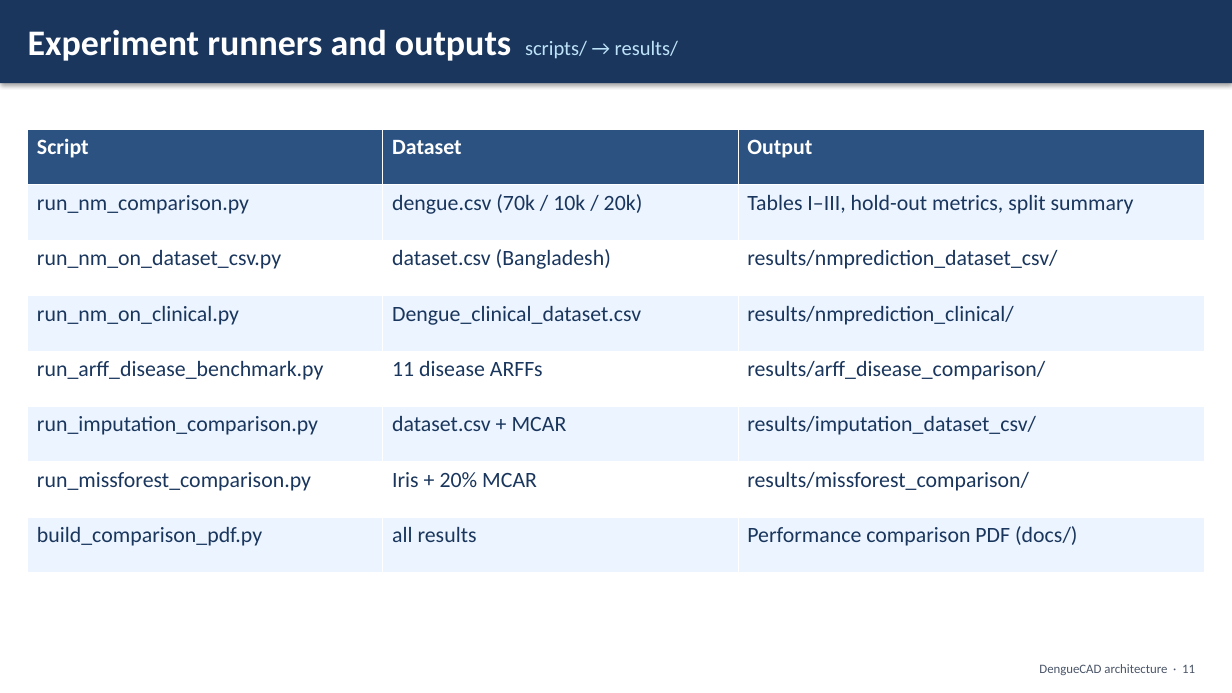
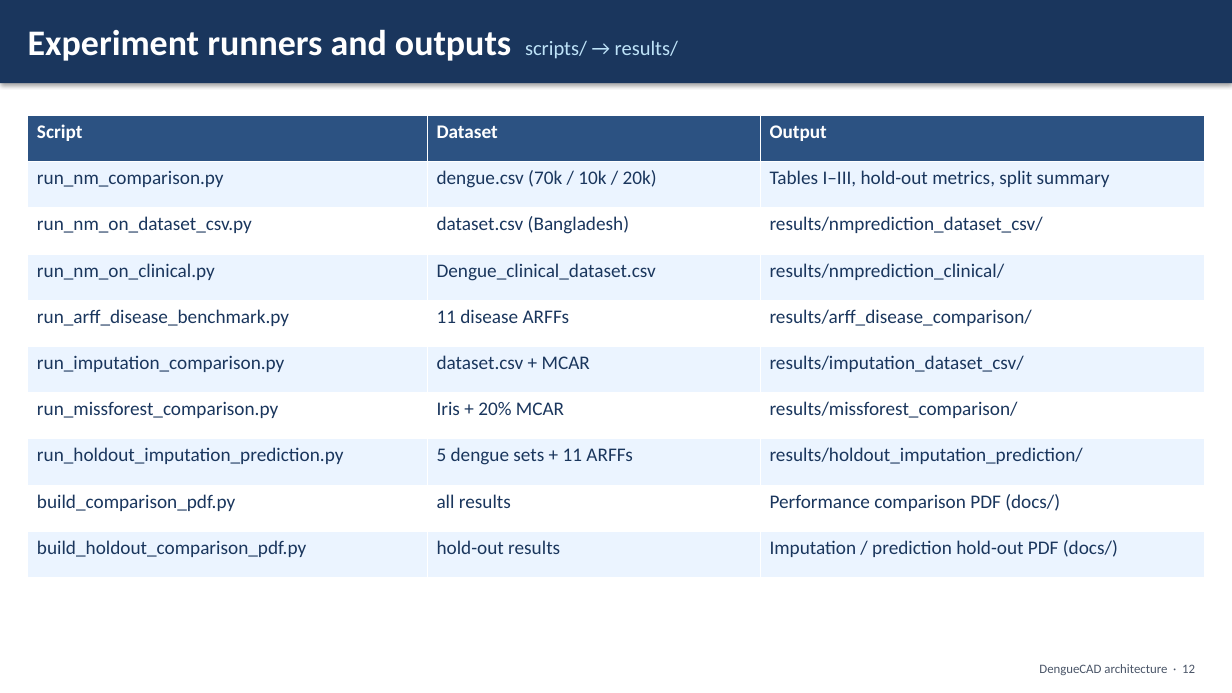
Before and after one commit to mrvr/DengueCAD, a slide deck: slide 12 of docs/DengueCAD_Architecture_Slides.pptx (slide 11 before the commit). Drawn at 1232x693 pixels with LibreOffice and Linux fonts; fonts in the diff are those of the drawing. Boxes give left, top, right and bottom in pixels: in the first picture for what was removed or moved away, otherwise in the second. Text is boxed around its words. In the diff, an @@ line names an element or a change of style, - is before the commit and + after.

```diff
--- a/docs/DengueCAD_Architecture_Slides.pptx
+++ b/docs/DengueCAD_Architecture_Slides.pptx
@@ table at <box>28,116,1203,578</box> @@
+row 8: run_holdout_imputation_prediction.py | 5 dengue sets + 11 ARFFs | results/holdout_imputation_prediction/
+row 10: build_holdout_comparison_pdf.py | hold-out results | Imputation / prediction hold-out PDF (docs/)
@@ table: place and size @@
-table at <box>28,129,1204,573</box>
+table at <box>28,116,1203,578</box>
@@ text at <box>1039,664,1195,675</box>: text changed @@
-DengueCAD architecture · 11
+DengueCAD architecture · 12
```
Also in this commit, not shown: 8 other slides changed, 1 slide added, 12 other files.
